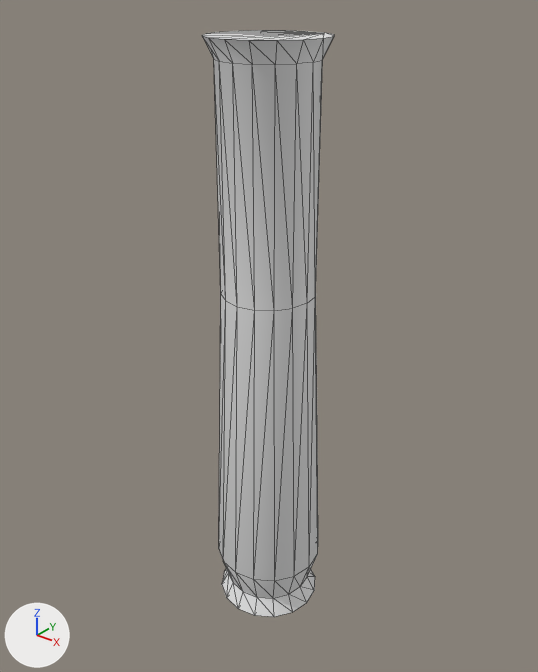
One commit to the FBX model GameAssets/Column.fbx: the scene before it, then after it.
One viewpoint serves both versions: a 50 mm camera at (4.53, -5.66, 6.99) aimed at (-0.05, 0.07, 3.44). The axes (+X, +Y, +Z) are drawn at lower left. The lights are the same throughout. Mesh edges are drawn as thin lines. Objects named as collision shapes, trigger or cutter boxes, shadow casters or lower levels of detail are left out. Where no turn or scale is listed for an object, it has been applied to the vertices.

Names of what the first picture shows: 'A'.
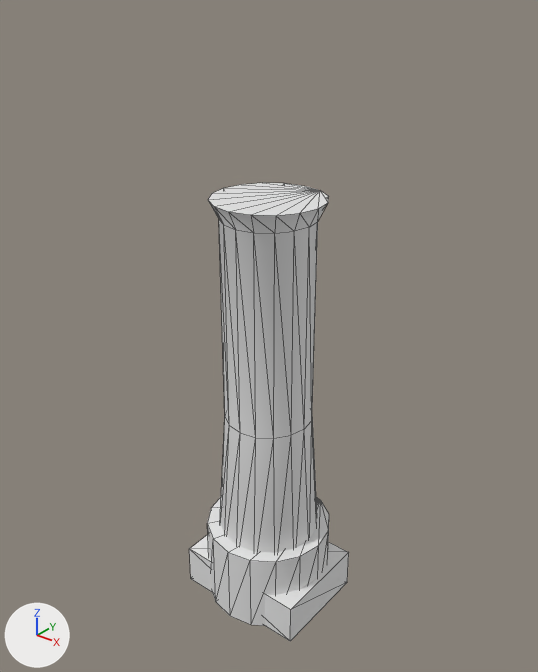
Diff of the bpy script that builds the scene:
```diff
--- a/GameAssets/Column.fbx.py
+++ b/GameAssets/Column.fbx.py
@@ me_mesh @@
 me_mesh.from_pydata(...)  # 96 vertices, 188 faces; spans x -0.62..0.62, y -0.62..0.63, z 0.0..6.5
 # used by ob_a; location = (0.0, 0.0, 0.0)
+# me_mesh part 1: all 48 vertices in x -0.6..0.6, y -0.6..0.6, z 4.0..6.5 are moved by (0.0, 0.0, -1.5)
 me_mesh.materials.append(mat_default)
@@ me_mesh_002 @@
+me_mesh_002.from_pydata(...)  # a 16-sided cylinder along z spanning x -0.75..0.75, y -0.75..0.75, z 0.0..1.0
+me_mesh_002.materials.append(mat_default)  # white #e7e7e7
@@ me_mesh_004 @@
+me_mesh_004.from_pydata(...)  # a box spanning x -0.8..0.8, y -0.6..0.6, z 0.0..0.5
+me_mesh_004.materials.append(mat_default)  # white #e7e7e7
@@ ob_base @@
+ob_base = bpy.data.objects.new('Base', me_mesh_002)
+ob_base.location = (0.0, 0.0, 0.0)
@@ ob_cap @@
+ob_cap = bpy.data.objects.new('Cap', me_mesh_004)
+ob_cap.location = (0.0, 0.0, 0.0)
```

Location of each change, [x1, y1, x2, y2] in pixels of the pictures (538 x 672 px; the box of a moved part takes in the faces that stretch with it):
'A', reshaped: before [202, 30, 334, 617]; after [208, 183, 328, 553]
'Base', added: after [207, 497, 329, 626]
'Cap', added: after [189, 535, 349, 641]
part 1 of me_mesh, moved or reshaped: before [202, 30, 334, 581]; after [208, 183, 328, 553]
